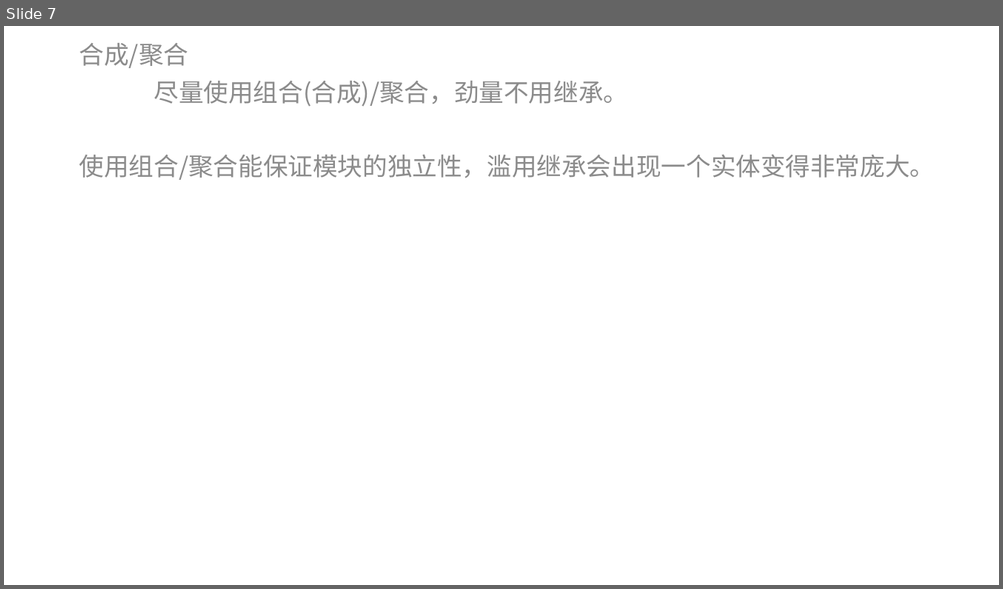
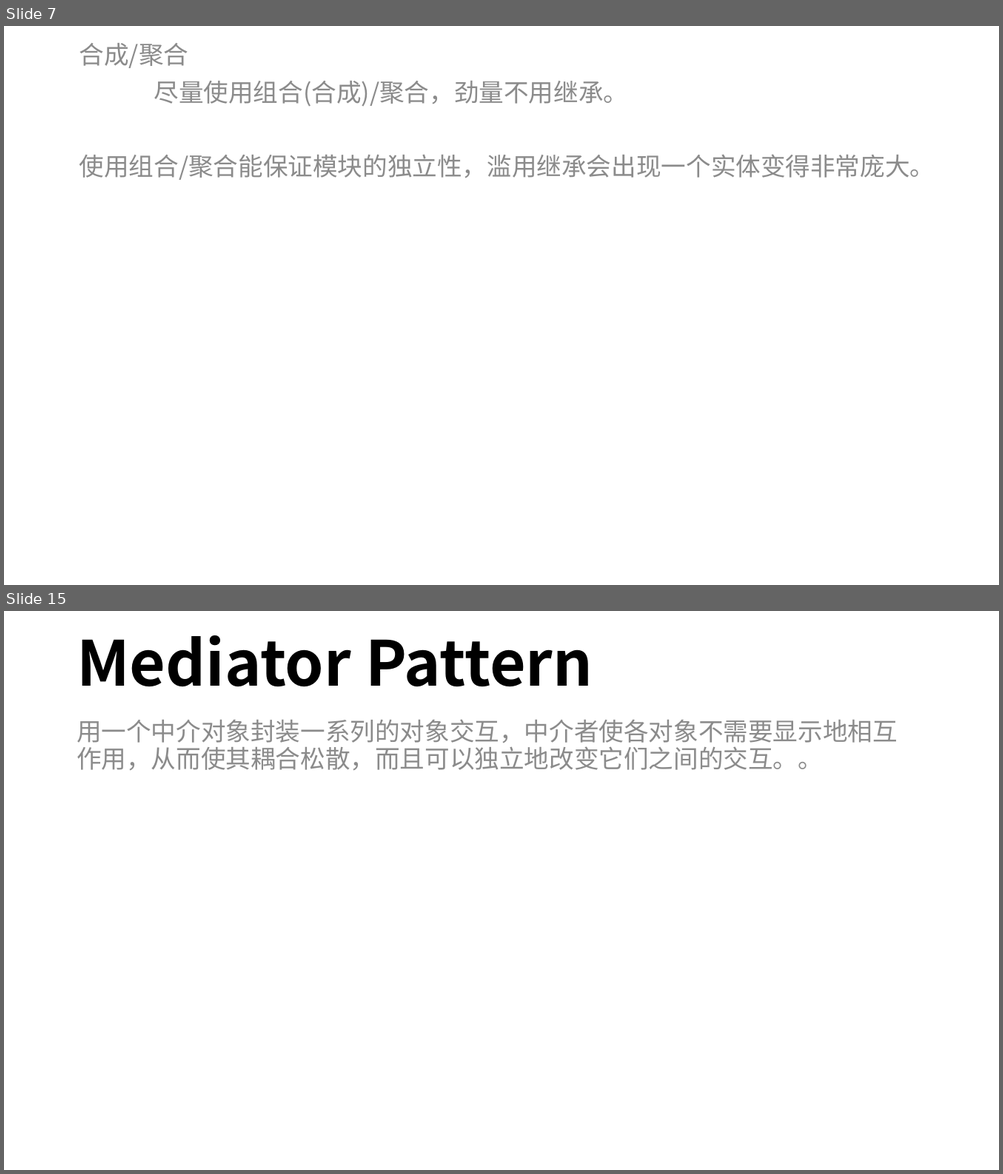
Before and after one commit to mshandle/GStar, a slide deck: Document/les2/les2.pptx. Shown one above the other, each under a label of ours: slide 7 before the commit, slides 7 and 15 after it; the slides between them are not shown. The pictures are 1003x589 and 1003x1174 pixels, drawn with LibreOffice and Linux fonts; fonts in the diff are those of the drawing. Boxes give left, top, right and bottom in pixels: in the first picture for what was removed or moved away, otherwise in the second. Text is boxed around its words. In the diff, an @@ line names an element or a change of style, - is before the commit and + after.

```diff
--- a/Document/les2/les2.pptx
+++ b/Document/les2/les2.pptx
@@ slide 15 added at box(4, 611, 999, 1170), background #FFFFFF @@
@@ title added at box(77, 635, 592, 686), 60 pt, text #000000, bold @@
+Mediator Pattern
@@ text added at box(77, 720, 897, 771), 24 pt, text #8C8C8C @@
+用一个中介对象封装一系列的对象交互，中介者使各对象不需要显示地相互作用，从而使其耦合松散，而且可以独立地改变它们之间的交互。。
```
Also in this commit, not shown: 1 slide changed, 6 other slides added.
